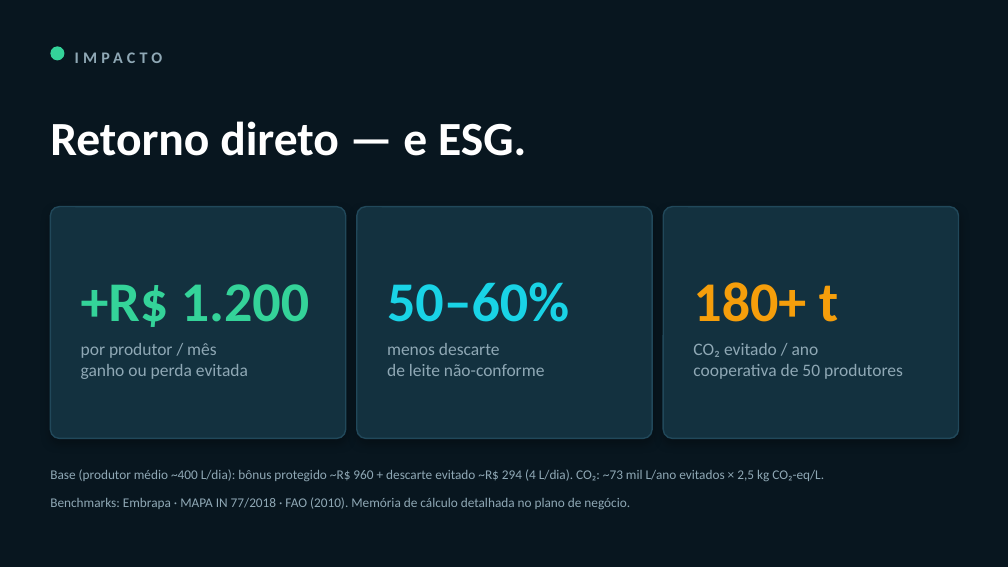
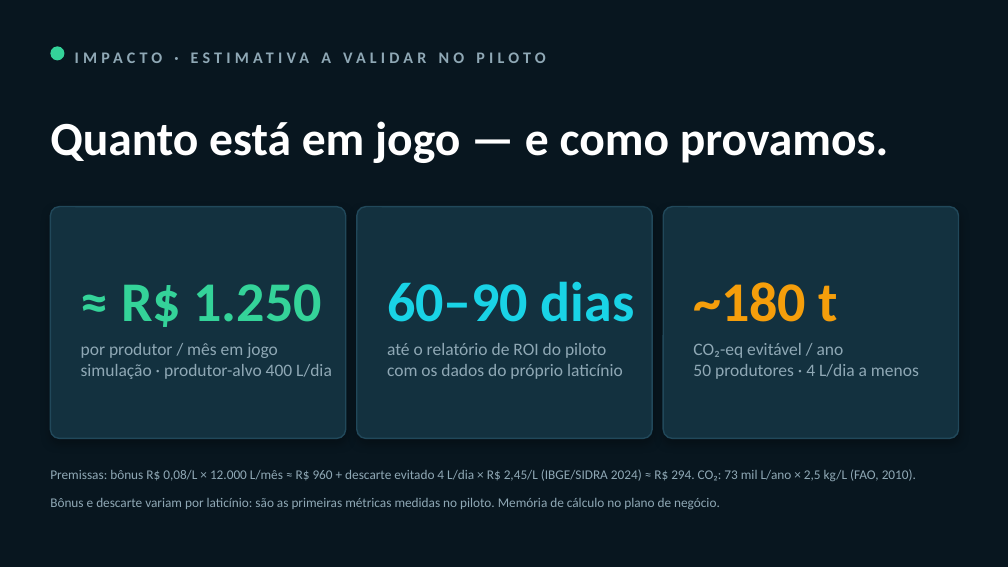
Before and after one commit to usinaconsultoriaeminteligencia/via-leite-sense, a slide deck: slide 6 of prototipo/VIA_LEITE_SENSE_Pitch.pptx. Drawn at 1008x567 pixels with LibreOffice and Linux fonts; fonts in the diff are those of the drawing. Boxes give left, top, right and bottom in pixels: in the first picture for what was removed or moved away, otherwise in the second. Text is boxed around its words. In the diff, an @@ line names an element or a change of style, - is before the commit and + after.

```diff
--- a/prototipo/VIA_LEITE_SENSE_Pitch.pptx
+++ b/prototipo/VIA_LEITE_SENSE_Pitch.pptx
@@ text at (321, 52, 331, 63): text changed @@
-IMPACTO
+IMPACTO · ESTIMATIVA A VALIDAR NO PILOTO
@@ text at (50, 121, 888, 163): text changed @@
-Retorno direto — e ESG.
+Quanto está em jogo — e como provamos.
@@ text at (121, 284, 322, 327): text changed @@
-+R$ 1.200
+≈ R$ 1.250
@@ text at (387, 281, 635, 322): text changed @@
-50–60%
+60–90 dias
@@ text at (693, 282, 838, 322): text changed @@
-180+ t
+~180 t
@@ text at (81, 343, 332, 379): text changed @@
-por produtor / mês
-ganho ou perda evitada
+por produtor / mês em jogo
+simulação · produtor-alvo 400 L/dia
@@ text at (387, 343, 623, 379): text changed @@
-menos descarte
-de leite não-conforme
+até o relatório de ROI do piloto
+com os dados do próprio laticínio
@@ text at (693, 343, 919, 379): text changed @@
-CO₂ evitado / ano
-cooperativa de 50 produtores
+CO₂-eq evitável / ano
+50 produtores · 4 L/dia a menos
@@ text at (50, 469, 916, 481): text changed @@
-Base (produtor médio ~400 L/dia): bônus protegido ~R$ 960 + descarte evitado ~R$ 294 (4 L/dia). CO₂: ~73 mil L/ano evitados × 2,5 kg CO₂-eq/L.
+Premissas: bônus R$ 0,08/L × 12.000 L/mês ≈ R$ 960 + descarte evitado 4 L/dia × R$ 2,45/L (IBGE/SIDRA 2024) ≈ R$ 294. CO₂: 73 mil L/ano × 2,5 kg/L (FAO, 2010).
@@ text at (50, 498, 720, 509): text changed @@
-Benchmarks: Embrapa · MAPA IN 77/2018 · FAO (2010). Memória de cálculo detalhada no plano de negócio.
+Bônus e descarte variam por laticínio: são as primeiras métricas medidas no piloto. Memória de cálculo no plano de negócio.
```
Also in this commit, not shown: 4 other files.
